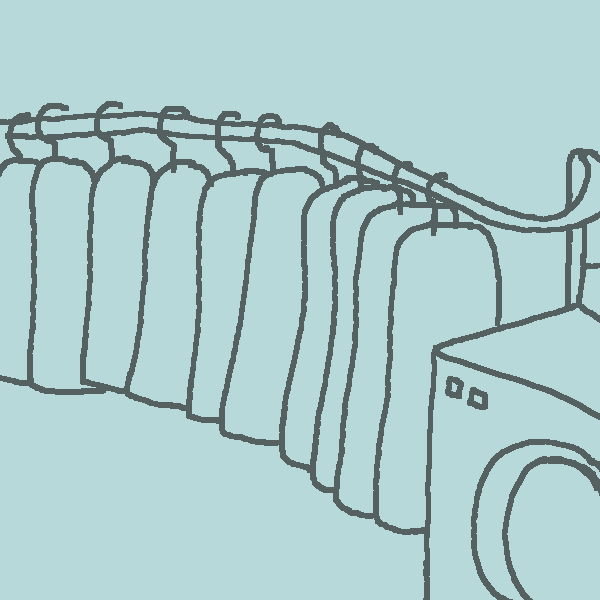
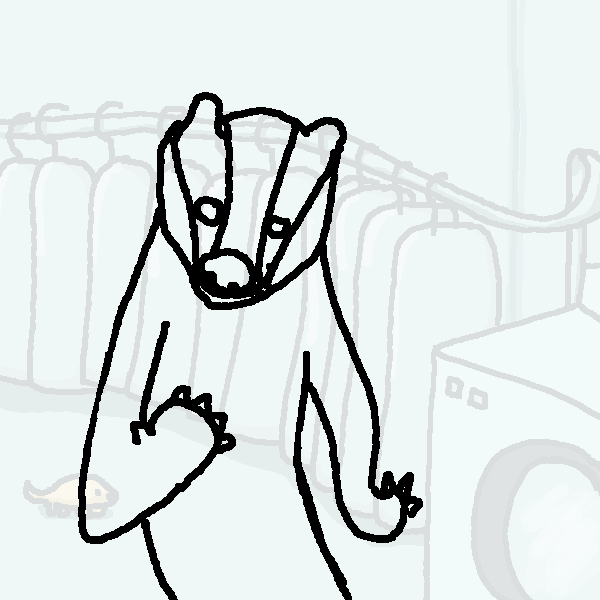
Layers edited between the first and the second 600x600 image:
added layer "Pasted Layer" above "New Layer#1" over [78,92,423,600]
added layer "New Layer#2" (79%) above "New Layer" over [0,0,600,600]
painted on "New Layer" over [0,0,600,600]
